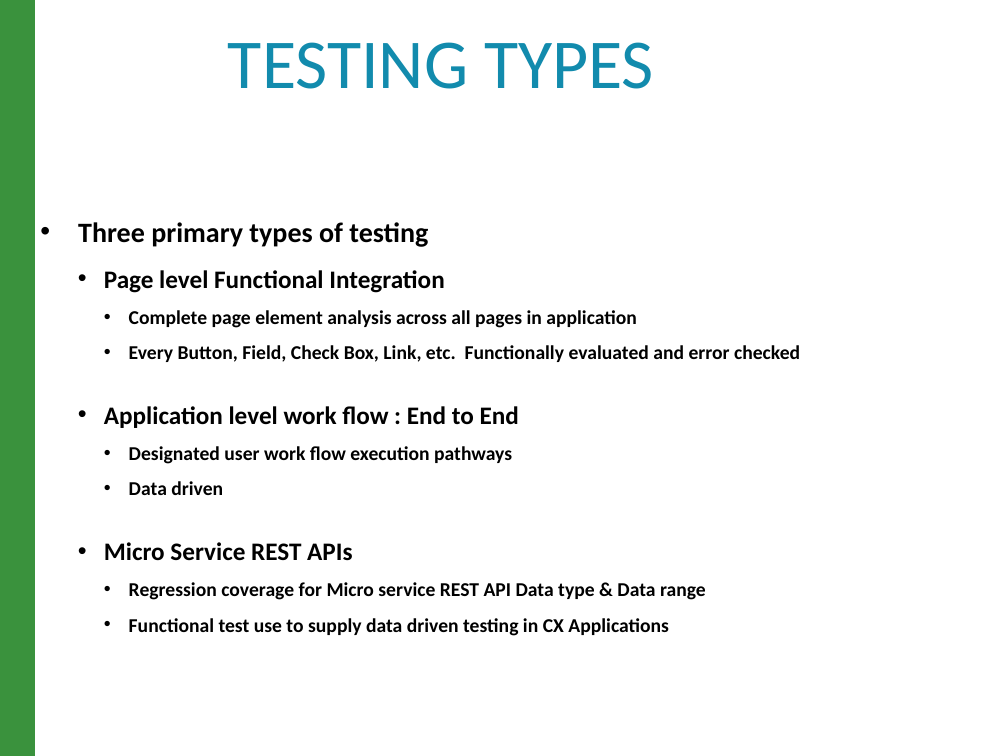
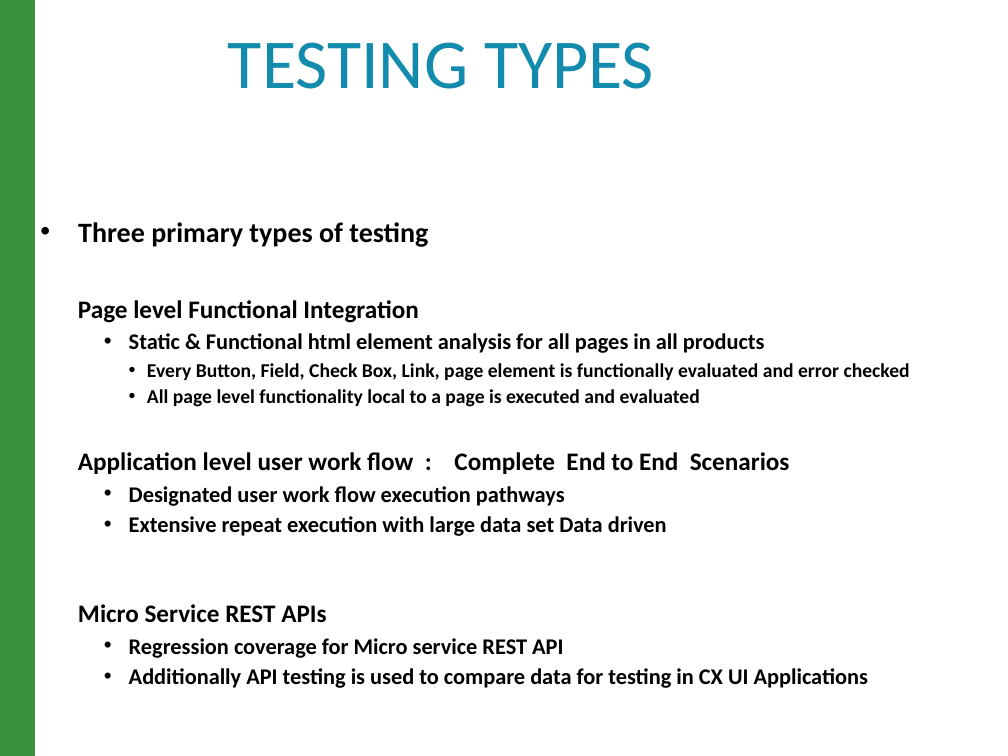
Before and after one commit to raghav9329/mainProf, a slide deck: slide 8 of CurrentWork_Delta/CX_StrategyPowerPoint.pptx. Drawn at 1008x756 pixels with LibreOffice and Linux fonts; fonts in the diff are those of the drawing. Boxes give left, top, right and bottom in pixels: in the first picture for what was removed or moved away, otherwise in the second. Text is boxed around its words. In the diff, an @@ line names an element or a change of style, - is before the commit and + after.

```diff
--- a/CurrentWork_Delta/CX_StrategyPowerPoint.pptx
+++ b/CurrentWork_Delta/CX_StrategyPowerPoint.pptx
@@ text at box(78, 300, 565, 623): size 14 to 16 pt in "Designated user work flow execution pathways"; bullet • to none; line spacing 1.5 to 1.14 @@
@@ text at box(78, 333, 910, 474): text changed @@
-    • Complete page element analysis across all pages in application
-    • Every Button, Field, Check Box, Link, etc. Functionally evaluated and error checked
-  • Application level work flow : End to End
+    • Static & Functional html element analysis for all pages in all products
+      • Every Button, Field, Check Box, Link, page element is functionally evaluated and error checked
+      • All page level functionality local to a page is executed and evaluated
+  Application level user work flow : Complete End to End Scenarios
@@ text at box(129, 516, 667, 536): text changed; size 14 to 16 pt @@
-    • Data driven
+    • Extensive repeat execution with large data set Data driven
@@ text at box(129, 638, 868, 688): text changed; size 14 to 16 pt @@
-    • Regression coverage for Micro service REST API Data type & Data range
-    • Functional test use to supply data driven testing in CX Applications
+    • Regression coverage for Micro service REST API
+    • Additionally API testing is used to compare data for testing in CX UI Applications
```
Also in this commit, not shown: 2 other slides changed, 1 other file.
